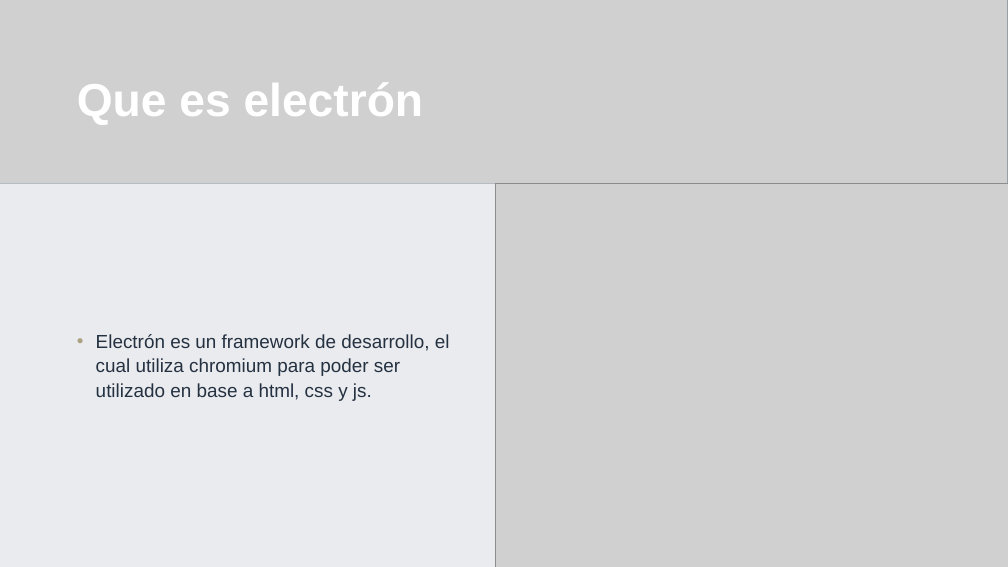
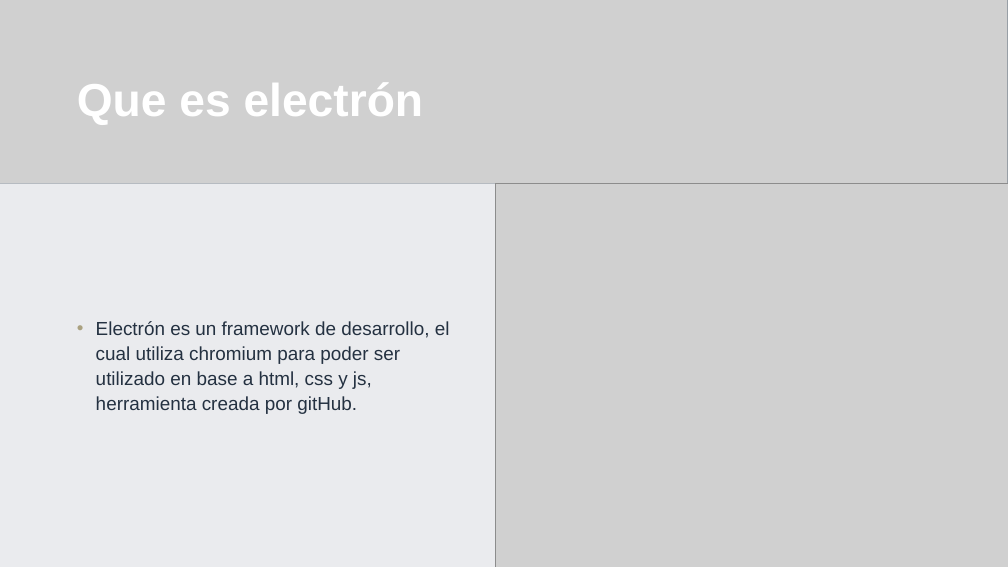
Before and after one commit to DonAlejandro01/ListenFinal, a slide deck: slide 2 of uploads/Electron.pptx. Drawn at 1008x567 pixels with LibreOffice and Linux fonts; fonts in the diff are those of the drawing; grey boxes stand for pictures; background and template pictures are left out. Boxes give left, top, right and bottom in pixels: in the first picture for what was removed or moved away, otherwise in the second. Text is boxed around its words. In the diff, an @@ line names an element or a change of style, - is before the commit and + after.

```diff
--- a/uploads/Electron.pptx
+++ b/uploads/Electron.pptx
@@ text at [96,321,450,414]: text changed @@
-• Electrón es un framework de desarrollo, el cual utiliza chromium para poder ser utilizado en base a html, css y js.
+• Electrón es un framework de desarrollo, el cual utiliza chromium para poder ser utilizado en base a html, css y js, herramienta creada por gitHub.
```
Also in this commit, not shown: 1 other slide changed, 4 other files.
